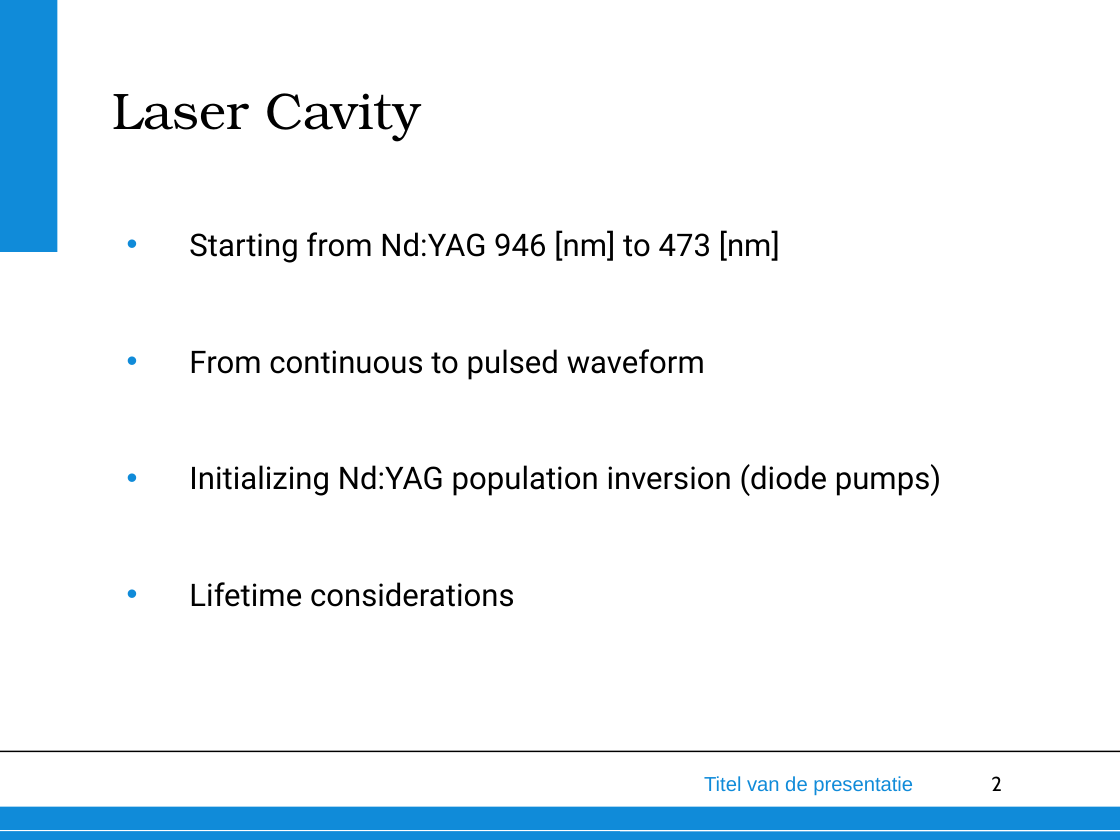
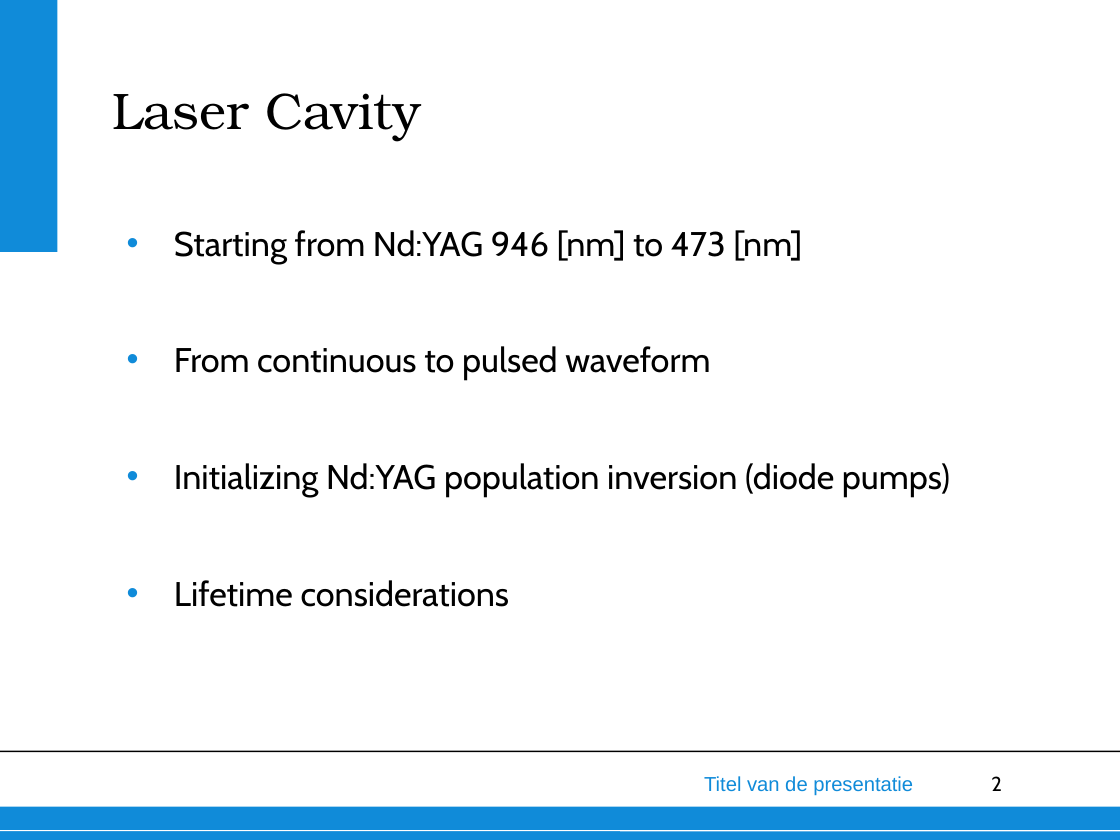
Before and after one commit to thewisenerd/laser-swarm, a slide deck: slide 2 of finalPresentation/subsections/laser_v1.1.ppt. Drawn at 1120x840 pixels with LibreOffice and Linux fonts; fonts in the diff are those of the drawing; background and template pictures are left out. Boxes give left, top, right and bottom in pixels: in the first picture for what was removed or moved away, otherwise in the second. Text is boxed around its words. In the diff, an @@ line names an element or a change of style, - is before the commit and + after.

Commit message:
Added laser section

```diff
--- a/finalPresentation/subsections/laser_v1.1.ppt
+++ b/finalPresentation/subsections/laser_v1.1.ppt
@@ text "Starting from Nd:YAG 946 [nm] ..." at box(174, 230, 950, 607): size 20 to 22 pt, font Roboto to Cabin @@
```
Also in this commit, not shown: 2 other slides changed, 1 slide added, 1 other file.
